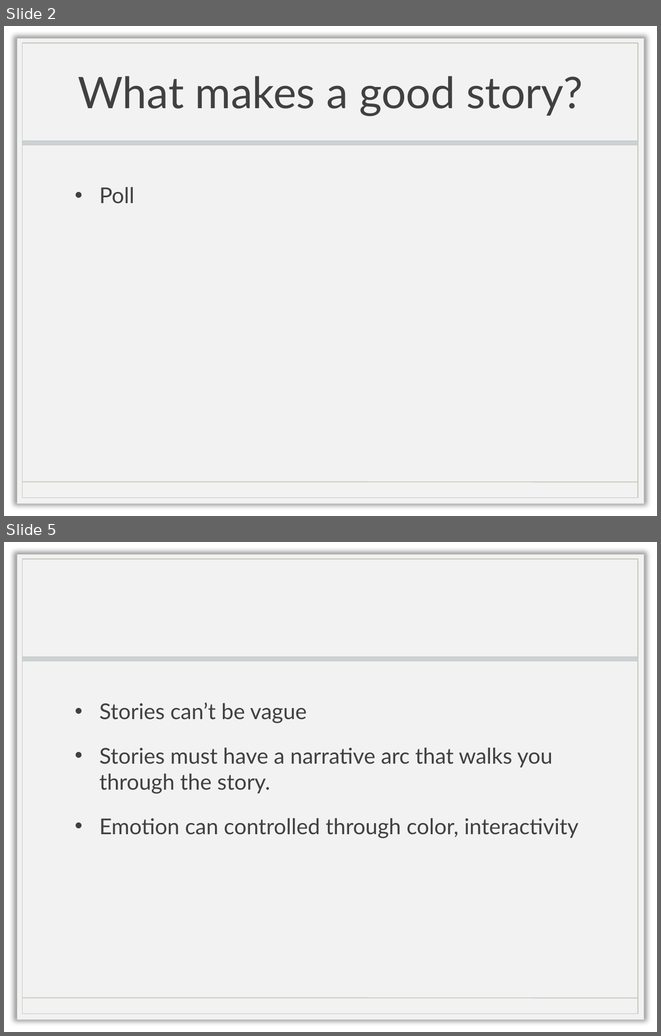
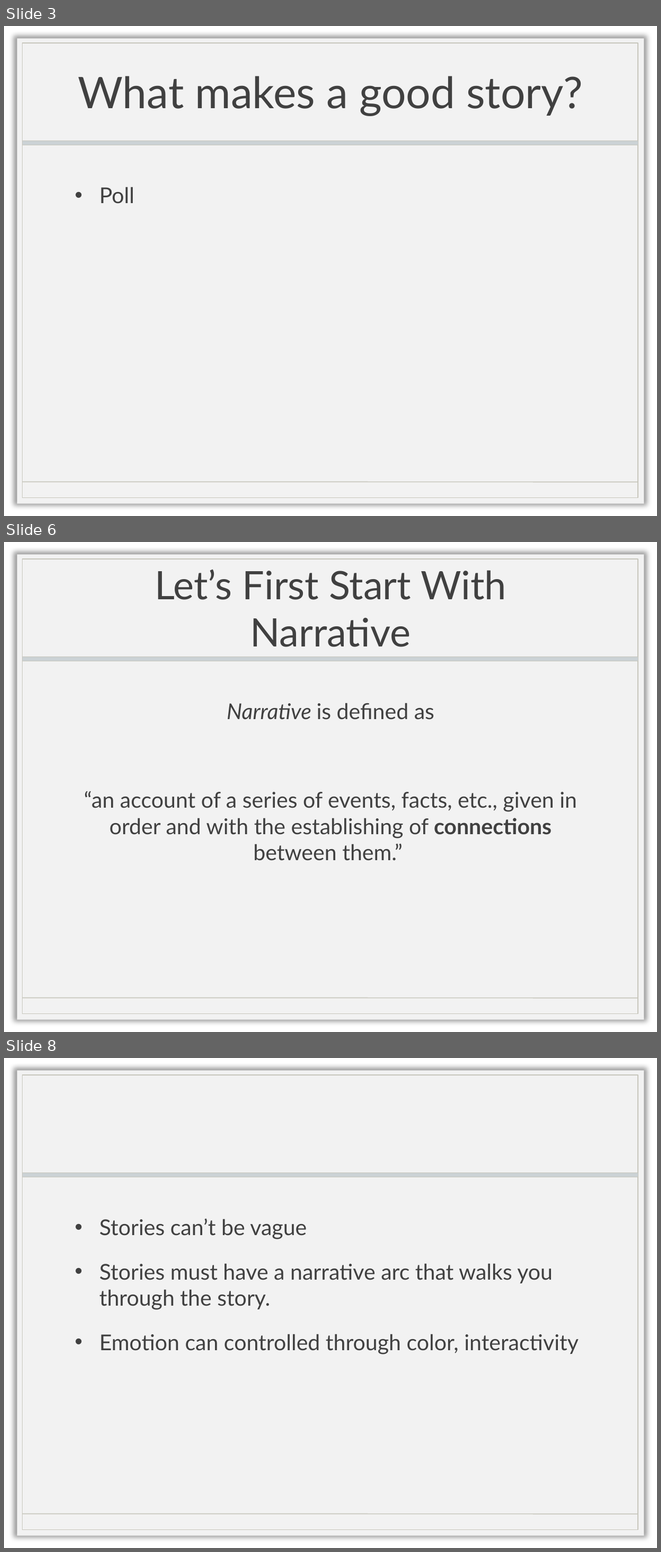
Before and after one commit to doctorlam/tecm4180, a slide deck: readings/storytelling.pptx. Shown one above the other, each under a label of ours: slides 2 and 5 before the commit, slides 3, 6 and 8 after it; the slides between them are not shown. The pictures are 661x1036 and 661x1552 pixels, drawn with LibreOffice and Linux fonts; fonts in the diff are those of the drawing; background and template pictures are left out. Boxes give left, top, right and bottom in pixels: in the first picture for what was removed or moved away, otherwise in the second. Text is boxed around its words. In the diff, an @@ line names an element or a change of style, - is before the commit and + after.

```diff
--- a/readings/storytelling.pptx
+++ b/readings/storytelling.pptx
@@ slide 6 added at [4, 542, 657, 1032], background picture (left out); not listed: 4 template elements that a slide beside it also shows @@
@@ title added at [155, 569, 506, 647], 43.2 pt, text #404040 @@
+Let’s First Start With Narrative
@@ text added at [84, 703, 577, 861], 24 pt, text #404040 @@
+Narrative is defined as
+“an account of a series of events, facts, etc., given in order and with the establishing of connections between them.”
@@ what was slide 2 is now slide 3 @@
@@ what was slide 5 is now slide 8 @@
```
Also in this commit, not shown: 3 slides changed, 4 other slides added.
